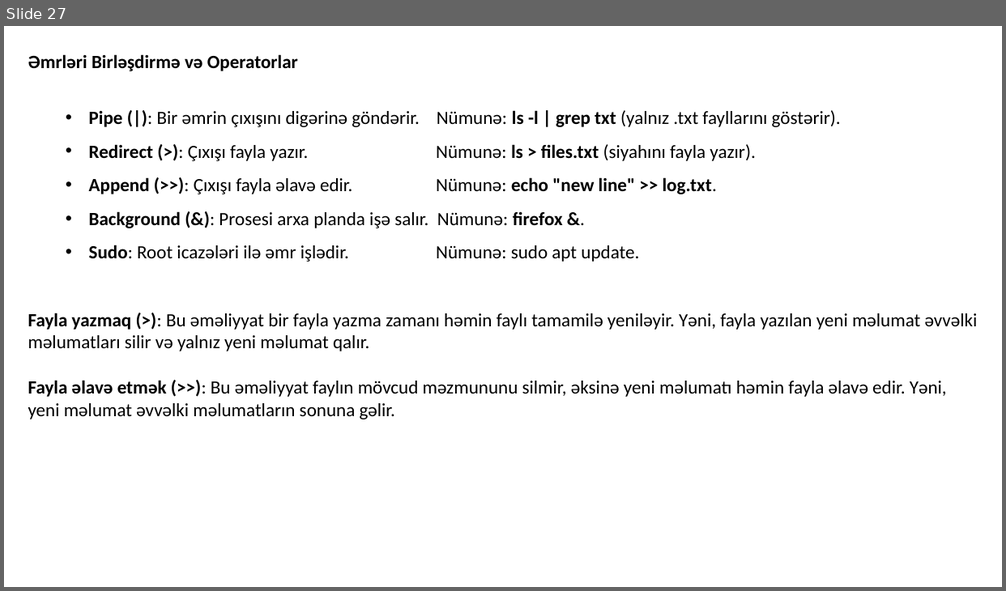
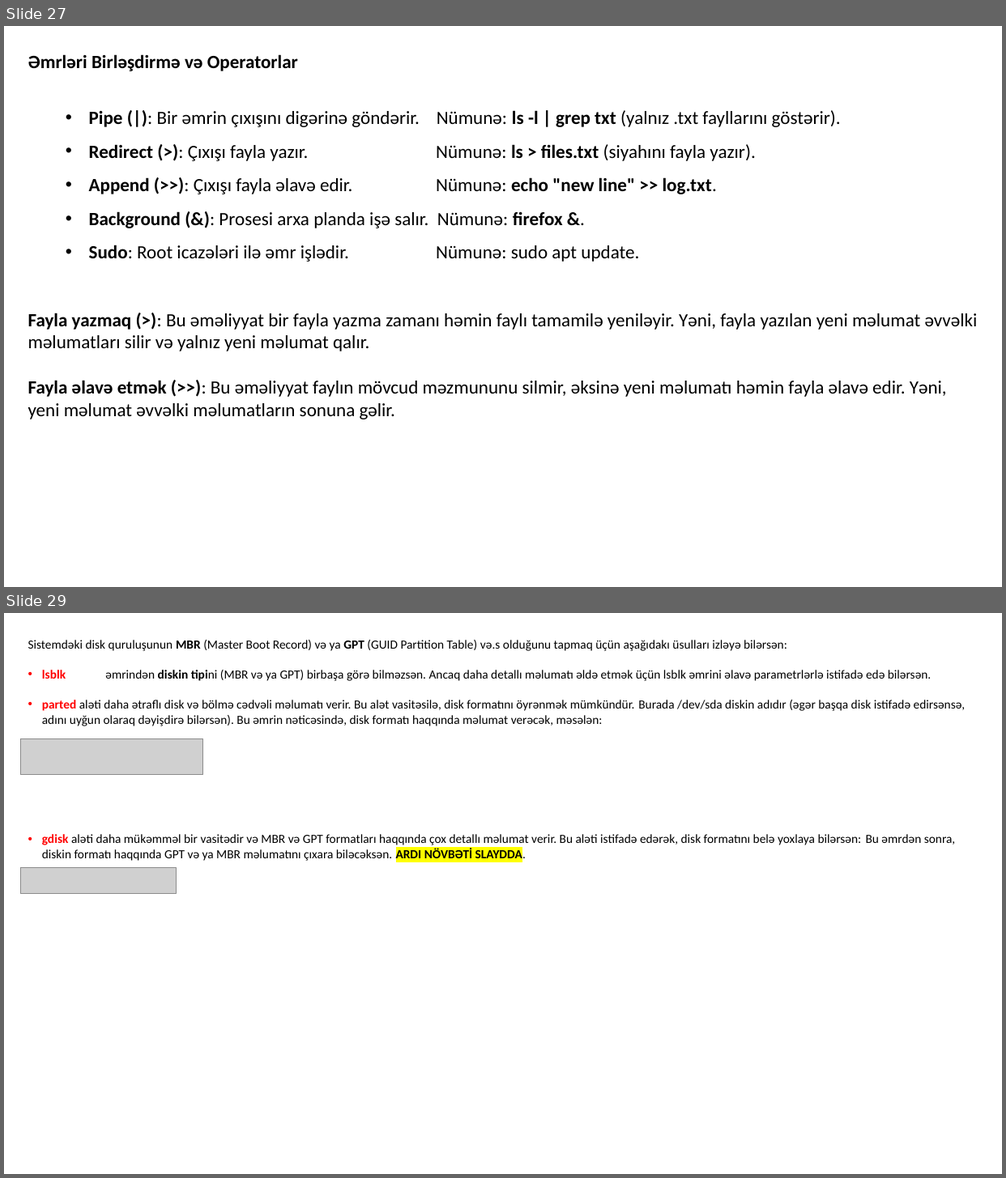
Before and after one commit to codeurient/DevOps, a slide deck: .lessons/1 operating systems/1 linux/1.pptx. Shown one above the other, each under a label of ours: slide 27 before the commit, slides 27 and 29 after it; the slides between them are not shown. The pictures are 1006x591 and 1006x1178 pixels, drawn with LibreOffice and Linux fonts; fonts in the diff are those of the drawing; grey boxes stand for pictures. Boxes give left, top, right and bottom in pixels: in the first picture for what was removed or moved away, otherwise in the second. Text is boxed around its words. In the diff, an @@ line names an element or a change of style, - is before the commit and + after.

```diff
--- a/.lessons/1 operating systems/1 linux/1.pptx
+++ b/.lessons/1 operating systems/1 linux/1.pptx
@@ slide 29 added at bbox=[4, 613, 1002, 1174], background #FFFFFF @@
@@ text added at bbox=[28, 640, 965, 862], 12 pt, text #000000 @@
+Sistemdəki disk quruluşunun MBR (Master Boot Record) və ya GPT (GUID Partition Table) və.s olduğunu tapmaq üçün aşağıdakı üsulları izləyə bilərsən:
+• lsblk əmrindən diskin tipini (MBR və ya GPT) birbaşa görə bilməzsən. Ancaq daha detallı məlumatı əldə etmək üçün lsblk əmrini əlavə parametrlərlə istifadə edə bilərsən.
+• parted aləti daha ətraflı disk və bölmə cədvəli məlumatı verir. Bu alət vasitəsilə, disk formatını öyrənmək mümkündür. Burada /dev/sda diskin adıdır (əgər başqa disk istifadə edirsənsə, adını uyğun olaraq dəyişdirə bilərsən). Bu əmrin nəticəsində, disk formatı haqqında məlumat verəcək, məsələn:
+• gdisk aləti daha mükəmməl bir vasitədir və MBR və GPT formatları haqqında çox detallı məlumat verir. Bu aləti istifadə edərək, disk formatını belə yoxlaya bilərsən: Bu əmrdən sonra, diskin formatı haqqında GPT və ya MBR məlumatını çıxara biləcəksən. ARDI NÖVBƏTİ SLAYDDA.
@@ picture added at bbox=[20, 739, 203, 775] @@
@@ picture added at bbox=[20, 868, 176, 894] @@
```
Also in this commit, not shown: 11 other slides added, 2 slides removed.
